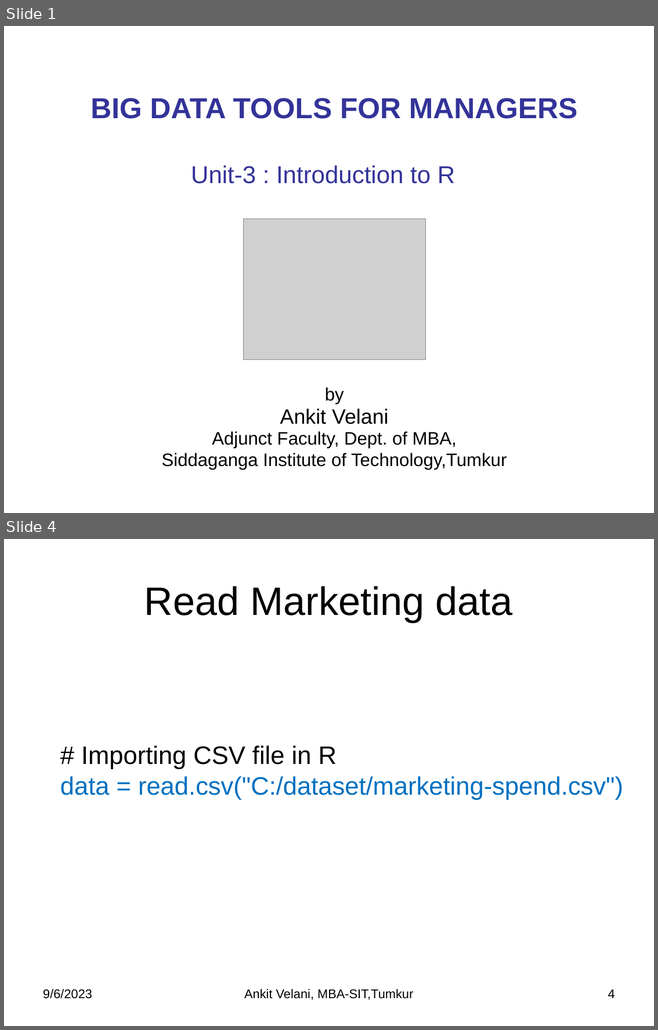
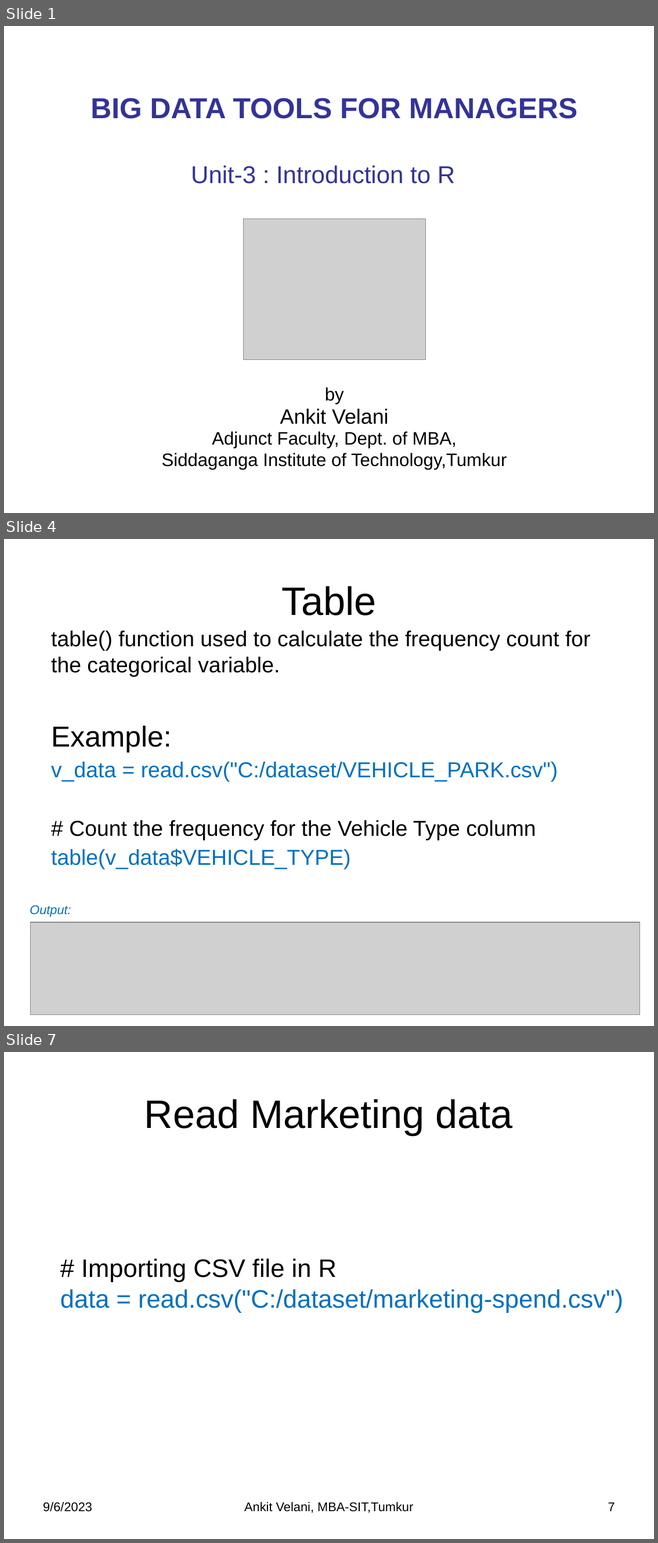
Before and after one commit to sitmbadept/sitmbadept.github.io, a slide deck: 2023/UNIT_3/UNIT-3-R-PART_3.pptx. Shown one above the other, each under a label of ours: slides 1 and 4 before the commit, slides 1, 4 and 7 after it; the slides between them are not shown. The pictures are 658x1030 and 658x1543 pixels, drawn with LibreOffice and Linux fonts; fonts in the diff are those of the drawing; grey boxes stand for pictures. Boxes give left, top, right and bottom in pixels: in the first picture for what was removed or moved away, otherwise in the second. Text is boxed around its words. In the diff, an @@ line names an element or a change of style, - is before the commit and + after.

```diff
--- a/2023/UNIT_3/UNIT-3-R-PART_3.pptx
+++ b/2023/UNIT_3/UNIT-3-R-PART_3.pptx
@@ slide 4 added at box(4, 539, 654, 1026), background #FFFFFF @@
@@ title added at box(281, 586, 376, 616), 44 pt, text #000000 @@
+Table
@@ text added at box(51, 631, 590, 870), 24 pt, text #000000 @@
+table() function used to calculate the frequency count for the categorical variable.
+Example:
+v_data = read.csv("C:/dataset/VEHICLE_PARK.csv")
+# Count the frequency for the Vehicle Type column
+table(v_data$VEHICLE_TYPE)
@@ text added at box(30, 905, 71, 917), 14 pt, text #0070C0, italic @@
+Output:
@@ picture added at box(30, 922, 639, 1015) @@
@@ what was slide 4 is now slide 7 @@
@@ page number at box(608, 1503, 615, 1511): text changed @@
-4
+7
```
Also in this commit, not shown: 2 slides changed, 2 other slides added, 1 other file.
